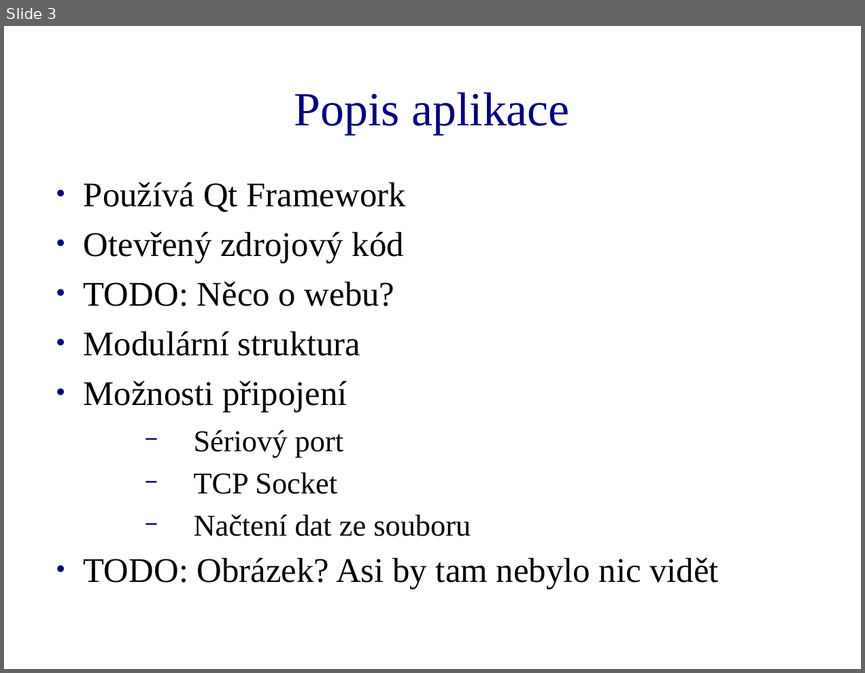
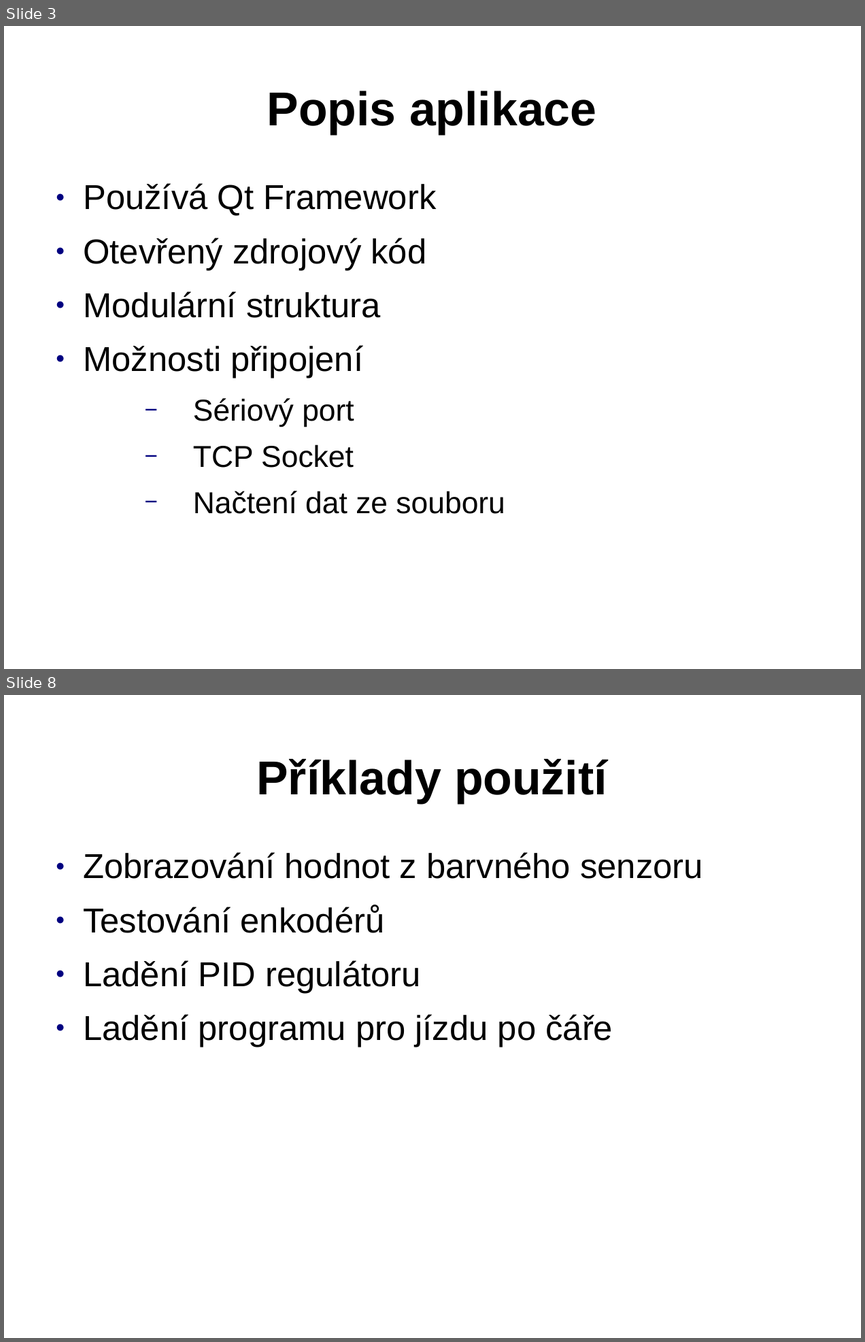
Before and after one commit to Tasssadar/soc, a slide deck: prezentace.ppt. Shown one above the other, each under a label of ours: slide 3 before the commit, slides 3 and 8 after it; the slides between them are not shown. The pictures are 865x673 and 865x1342 pixels, drawn with LibreOffice and Linux fonts; fonts in the diff are those of the drawing; background and template pictures are left out. Boxes give left, top, right and bottom in pixels: in the first picture for what was removed or moved away, otherwise in the second. Text is boxed around its words. In the diff, an @@ line names an element or a change of style, - is before the commit and + after.

```diff
--- a/prezentace.ppt
+++ b/prezentace.ppt
@@ slide 8 added at [4,695,861,1338], background picture (left out) @@
@@ title added at [256,759,607,804], 44 pt, text #000000, bold @@
+Příklady použití
@@ text added at [83,852,703,1047], 32 pt, text #000000 @@
+● Zobrazování hodnot z barvného senzoru
+● Testování enkodérů
+● Ladění PID regulátoru
+● Ladění programu pro jízdu po čáře
@@ slide 3 changed as well @@
@@ title "Popis aplikace" at [267,91,596,135]: font Times New Roman to Arial, text colour #000080 to #000000, bold on @@
@@ text "Používá Qt Framework" at [83,183,504,514]: font Times New Roman to Arial; line spacing 0.83 to 0.93; indent changed @@
@@ text at [84,281,395,306]: paragraph removed @@
-● TODO: Něco o webu?
@@ text at [84,557,718,588]: paragraph removed @@
-● TODO: Obrázek? Asi by tam nebylo nic vidět
```
Also in this commit, not shown: 2 other slides changed, 5 other slides added, 2 slides removed.
